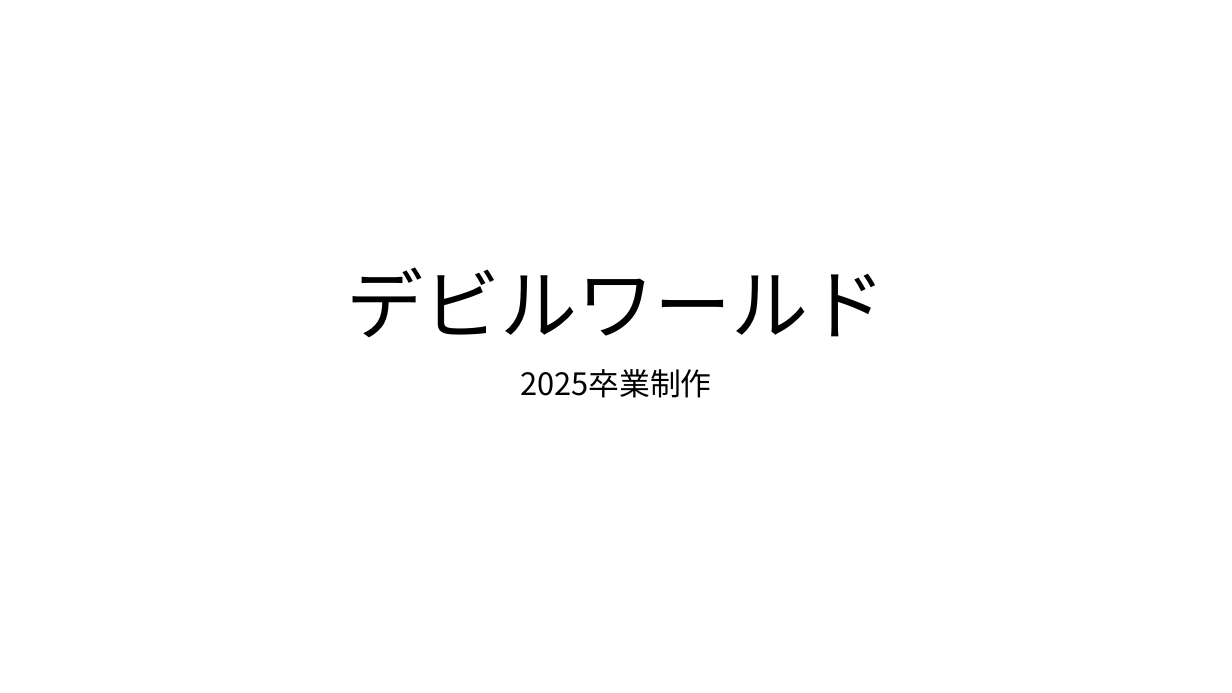
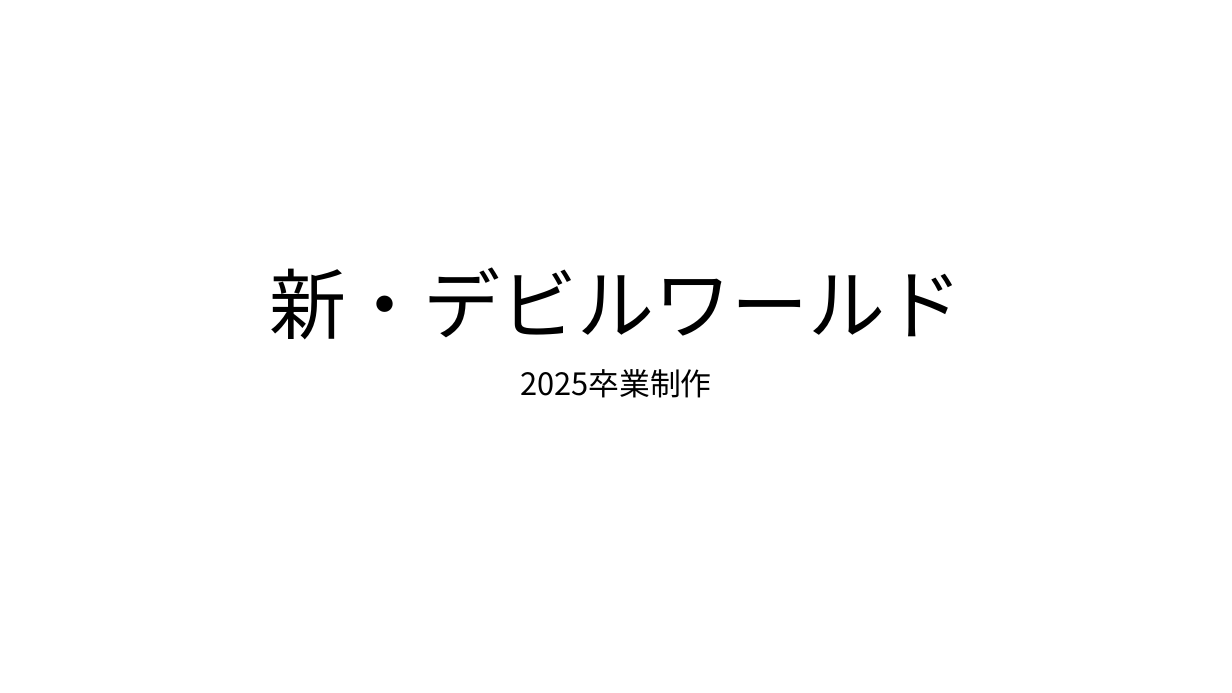
Before and after one commit to TomoyaKanazaki/Graduation, a slide deck: slide 1 of 03_pranning/00_本企画.pptx. Drawn at 1232x693 pixels with LibreOffice and Linux fonts; fonts in the diff are those of the drawing. Boxes give left, top, right and bottom in pixels: in the first picture for what was removed or moved away, otherwise in the second. Text is boxed around its words. In the diff, an @@ line names an element or a change of style, - is before the commit and + after.

```diff
--- a/03_pranning/00_本企画.pptx
+++ b/03_pranning/00_本企画.pptx
@@ title at box(269, 267, 962, 340): text changed @@
-デビルワールド
+新・デビルワールド
```
Also in this commit, not shown: 3 other slides changed, 19 other files.
